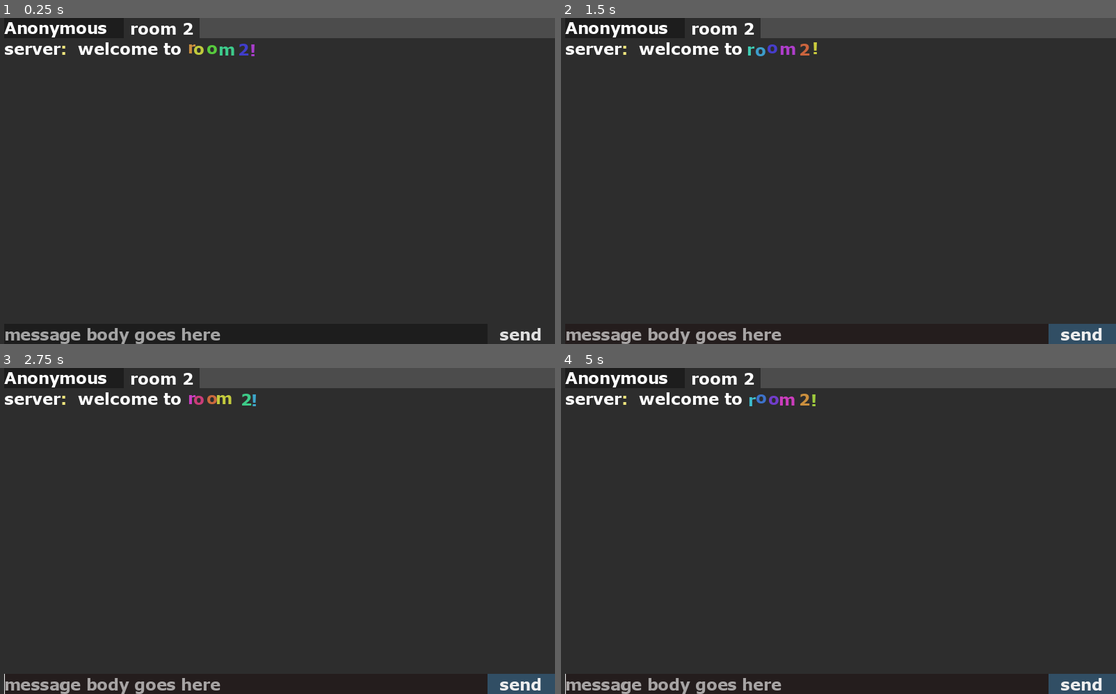
Above: before the commit, frames 1-4 (two rows, left to right).
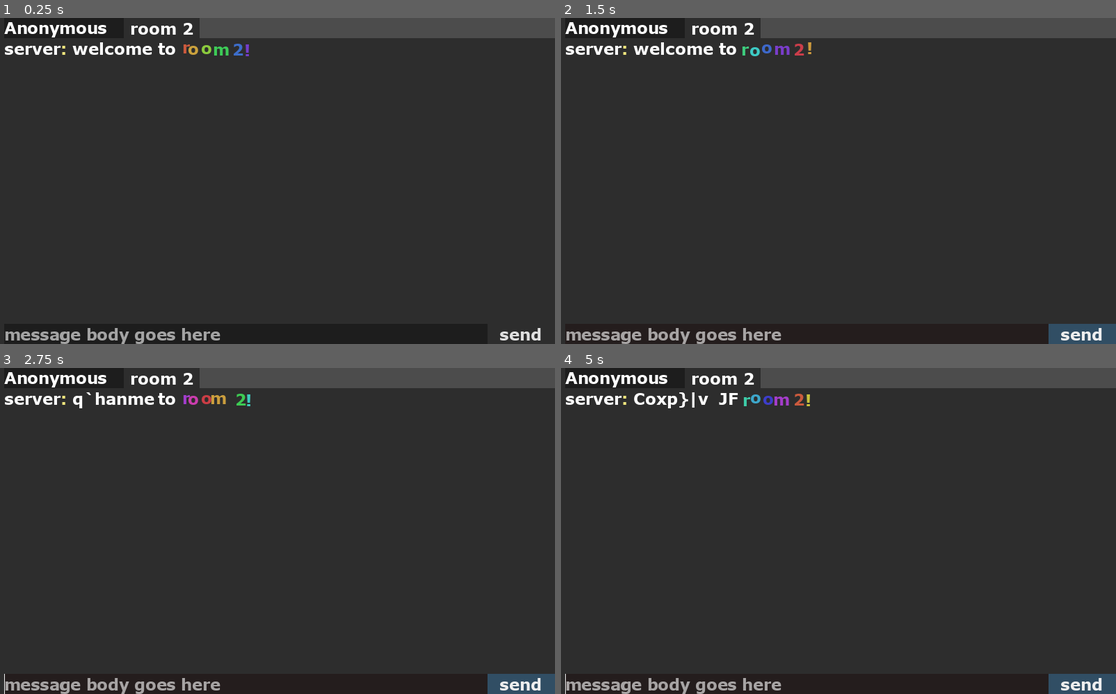
Above: after the commit, the same moments.

Repository: bend-n/room2
Game: Godot game, scene res://WS.tscn
The game is run twice, just before and just after one commit, with the same random seed, the same clock (stepped at 60 frames per second) and the same inputs.
Inputs (mouse positions are in pixels of both pictures, inside the frame that each line leads up to):
- Up to frame 1 (0.25 s): no input
- Up to frame 2 (1.5 s): click (805, 334) at 0.52 s; type "Alex" at 0.6 s; click "send" at 1.25 s
- Up to frame 3 (2.75 s): click "send" at 2 s
- Up to frame 4 (5 s): click "send" at 2.75 s

The runs differ from the first frame. In frame 1, 0.6% of the frame differs, in the area x 13-46%, y 7-12%; in frame 2, 0.6%; in frame 3, 0.7%; in frame 4, 0.7%, in the area x 13-46%, y 7-13%.

Commit message:
add matrix text effect

Diff:
--- a/Chat.gd
+++ b/Chat.gd
@@ -10,7 +10,7 @@
 
 func _ready():
 	add_label(
-		"[b]server[color=#f0e67e]:[/color][/b] [b] welcome to [rainbow freq=.3 sat=.7][shake rate=20 level=25]room 2![/shake][/rainbow]",
+		"[b]server[color=#f0e67e]:[/color] [matrix]welcome to[/matrix] [rainbow freq=.3 sat=.7][shake rate=20 level=25]room 2!",
 		"server"
 	)
 
@@ -23,9 +23,10 @@
 func add_label(bbcode: String, name = "richtextlabel"):
 	var l = RichTextLabel.new()
 	l.name = name
+	l.rect_min_size = Vector2(1000, 40)
+	l.install_effect(RichTextMatrix.new())
+	l.bbcode_enabled = true
 	labels.add_child(l)
-	l.rect_min_size = Vector2(1000, 40)
-	l.bbcode_enabled = true
 	l.append_bbcode(bbcode)
 	tween.interpolate_property(
 		scrollbar, "value", scrollbar.value, scrollbar.max_value, .5, Tween.TRANS_BOUNCE
--- /dev/null
+++ b/matrix.gd
@@ -0,0 +1,28 @@
+tool extends RichTextEffect
+class_name RichTextMatrix
+
+var bbcode = "matrix"
+
+func _init():
+	resource_name = "RichTextMatrix"
+
+func _process_custom_fx(char_fx : CharFXTransform) -> bool:
+	var clear_time = char_fx.env.get("clean", 2.0)
+	var dirty_time = char_fx.env.get("dirty", 1.0)
+	var text_span = char_fx.env.get("span", 50)
+
+	var value = char_fx.character
+
+	var matrix_time = fmod(char_fx.elapsed_time + (char_fx.absolute_index / float(text_span)), \
+							clear_time + dirty_time)
+
+	matrix_time = 0.0 if matrix_time < clear_time else \
+				(matrix_time - clear_time)/dirty_time
+
+	if( value >= 65 && value < 126 && matrix_time > 0.0 ):
+		value -= 65
+		value = value + int((1 * matrix_time * (126-65)))
+		value %= (126 - 65)
+		value += 65
+	char_fx.character = value
+	return true
--- a/project.godot
+++ b/project.godot
@@ -13,14 +13,20 @@
 "class": "Network",
 "language": "GDScript",
 "path": "res://WS.gd"
+}, {
+"base": "RichTextEffect",
+"class": "RichTextMatrix",
+"language": "GDScript",
+"path": "res://matrix.gd"
 } ]
 _global_script_class_icons={
-"Network": ""
+"Network": "",
+"RichTextMatrix": ""
 }
 
 [application]
 
-config/name="chat app"
+config/name="room2"
 run/main_scene="res://WS.tscn"
 config/icon="res://icon.png"
 
Binary file changed: icon.png
